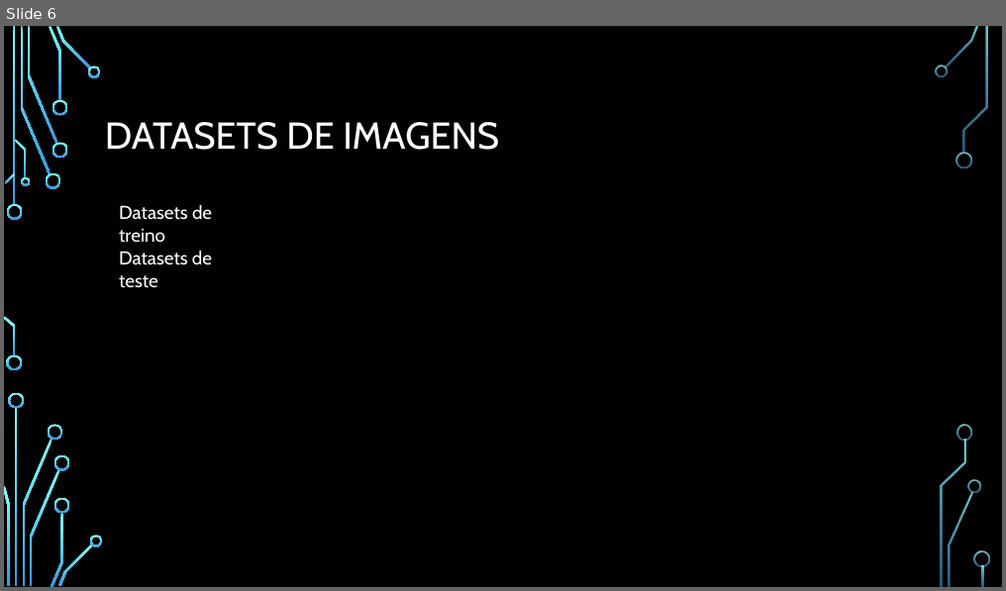
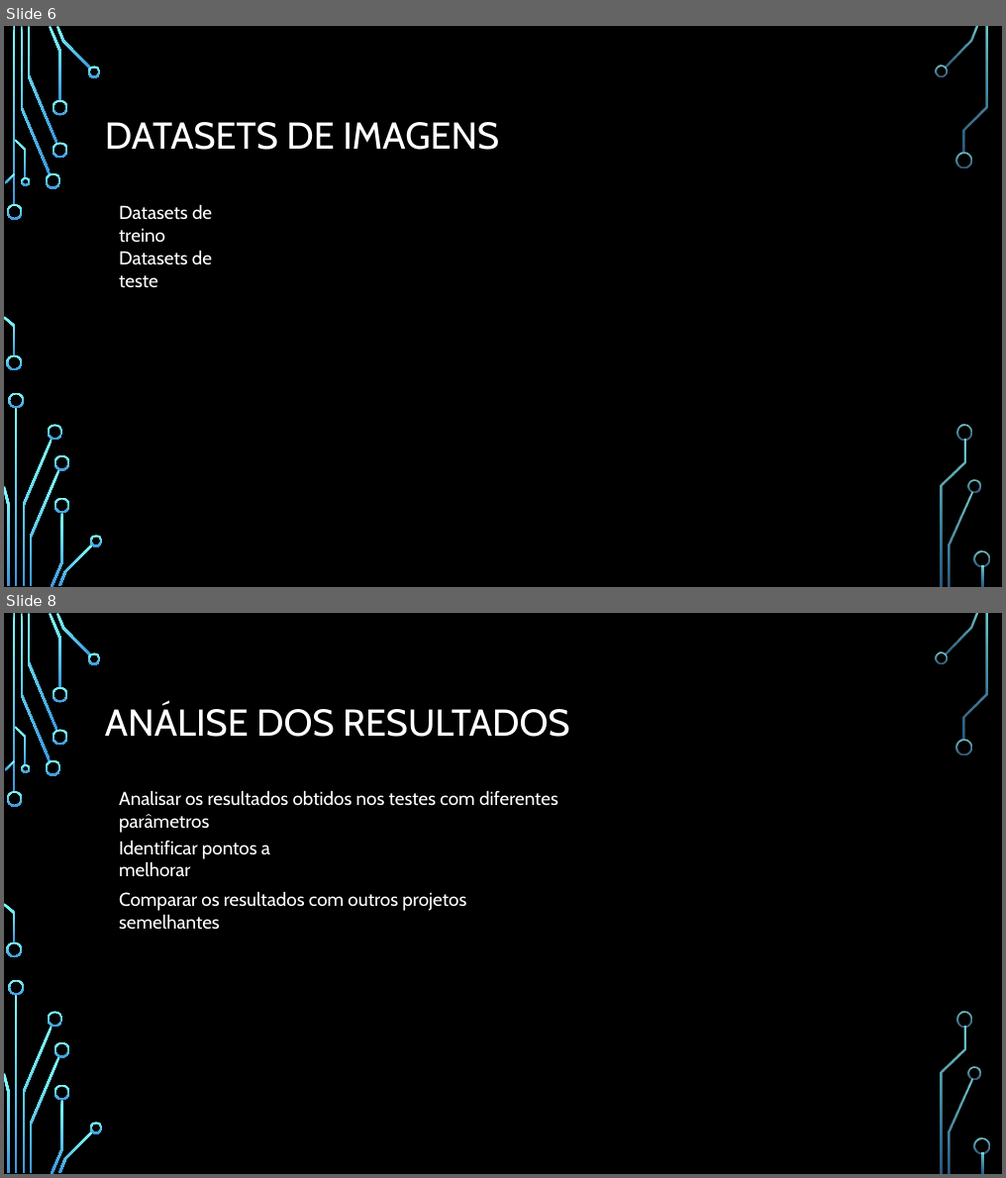
Before and after one commit to edgaralves33017/AB2023_2024v, a slide deck: proj1/apresentacao/apr1.pptx. Shown one above the other, each under a label of ours: slide 6 before the commit, slides 6 and 8 after it; the slides between them are not shown. The pictures are 1006x591 and 1006x1178 pixels, drawn with LibreOffice and Linux fonts; fonts in the diff are those of the drawing; background and template pictures are left out. Boxes give left, top, right and bottom in pixels: in the first picture for what was removed or moved away, otherwise in the second. Text is boxed around its words. In the diff, an @@ line names an element or a change of style, - is before the commit and + after.

```diff
--- a/proj1/apresentacao/apr1.pptx
+++ b/proj1/apresentacao/apr1.pptx
@@ slide 8 added at (4, 613, 1002, 1174), background picture (left out); not listed: 36 template elements that a slide beside it also shows @@
@@ title added at (105, 704, 570, 737), 36 pt, text #FFFFFF @@
+ANÁLISE DOS RESULTADOS
@@ text added at (119, 790, 558, 833), 18 pt, text #FFFFFF @@
+Analisar os resultados obtidos nos testes com diferentes parâmetros
@@ text added at (119, 841, 270, 876), 18 pt, text #FFFFFF @@
+Identificar pontos a melhorar
@@ text added at (119, 891, 466, 930), 18 pt, text #FFFFFF @@
+Comparar os resultados com outros projetos semelhantes
```
Also in this commit, not shown: 3 slides changed, 2 other slides added, 4 other files.
